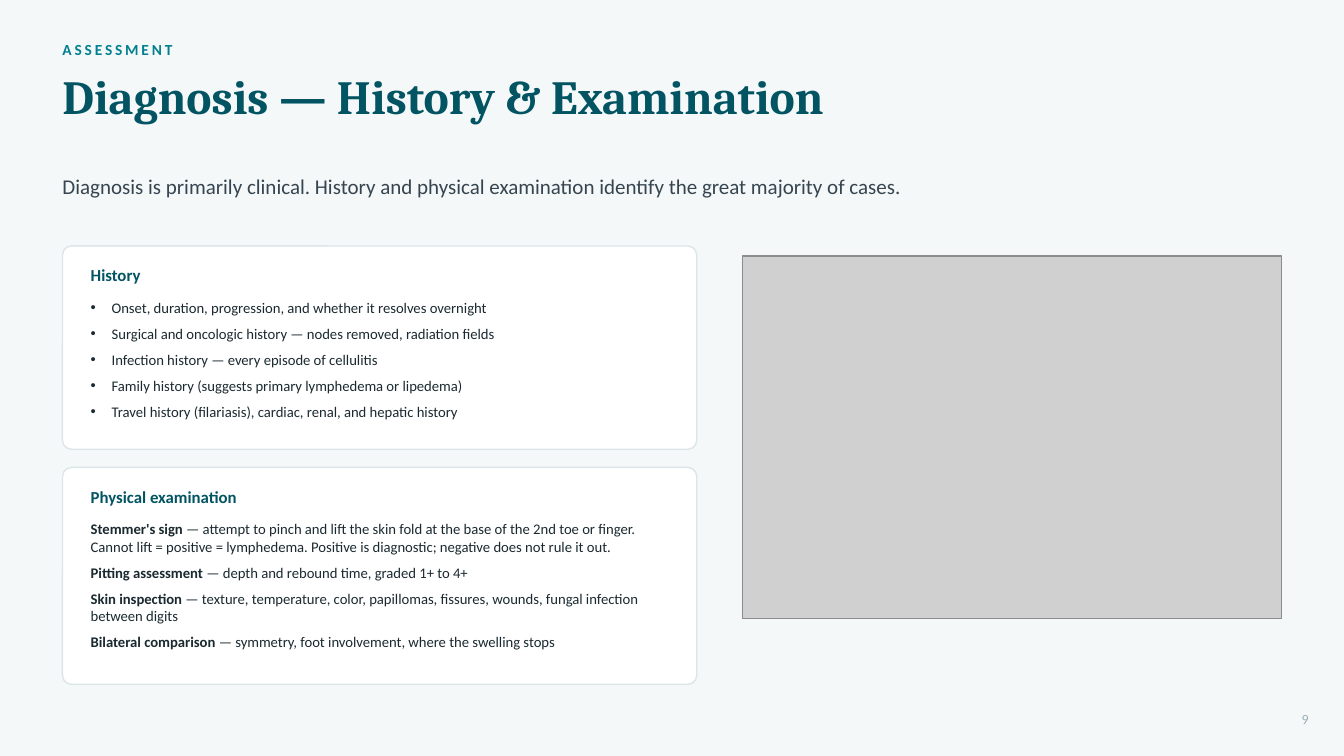
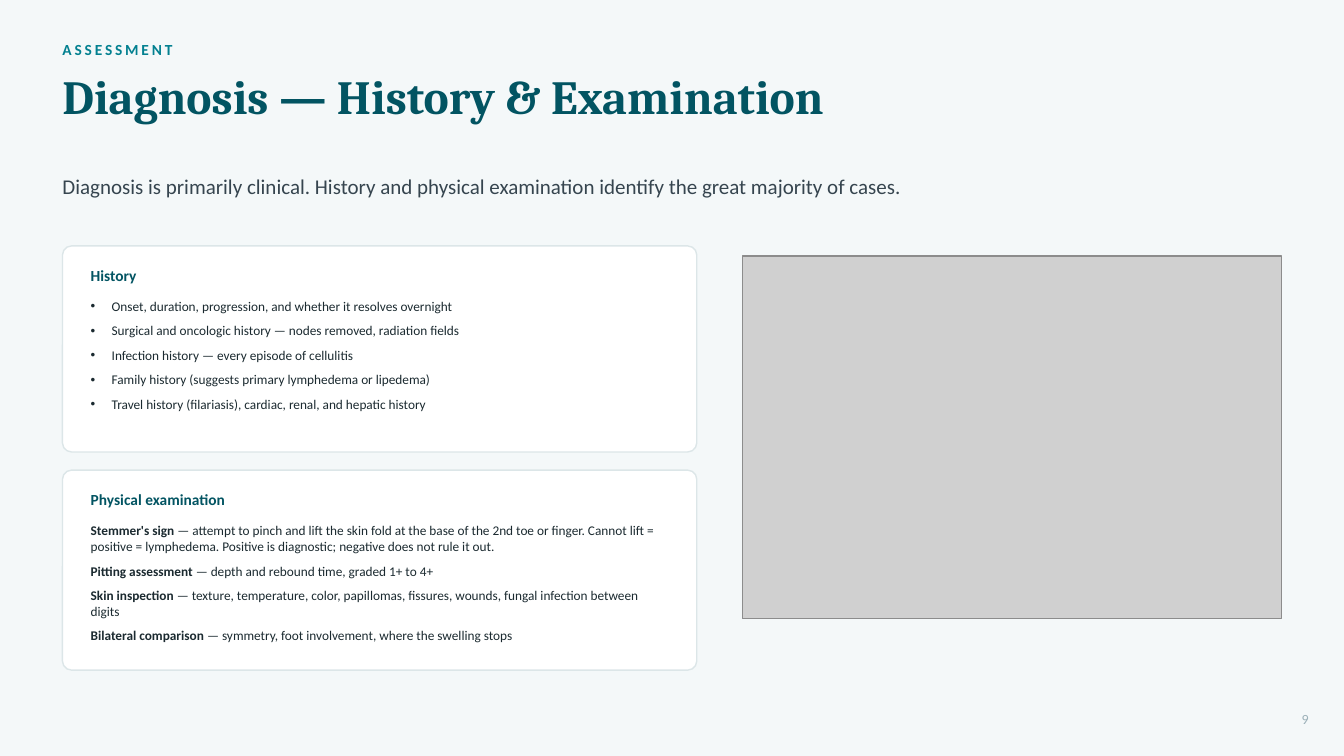
Before and after one commit to Information-vs-Energy-vs-Matter/Total_body_therapy_-_wellness, a slide deck: slide 9 of Lymphedema_Lipedema_TBTW.pptx. Drawn at 1344x756 pixels with LibreOffice and Linux fonts; fonts in the diff are those of the drawing; grey boxes stand for pictures. Boxes give left, top, right and bottom in pixels: in the first picture for what was removed or moved away, otherwise in the second. Text is boxed around its words. In the diff, an @@ line names an element or a change of style, - is before the commit and + after.

```diff
--- a/Lymphedema_Lipedema_TBTW.pptx
+++ b/Lymphedema_Lipedema_TBTW.pptx
@@ rounded rectangle at (63, 246, 697, 452): proportions changed @@
@@ text "History" at (91, 270, 137, 284): size 12 to 11 pt @@
@@ text "Onset, duration, progression, and whether ..." at (112, 301, 459, 411): size 10.5 to 9.5 pt @@
@@ rounded rectangle at (63, 470, 697, 669): proportions changed @@
@@ rounded rectangle: place and size @@
-rounded rectangle at (63, 468, 697, 685)
+rounded rectangle at (63, 470, 697, 669)
@@ text "Physical examination" at (91, 494, 225, 508): size 12 to 11 pt @@
@@ text "Stemmer's sign — attempt to ..." at (91, 525, 644, 643): size 10.5 to 9.5 pt @@
```
Also in this commit, not shown: 17 other slides changed, 2 slides added, 9 other files.
